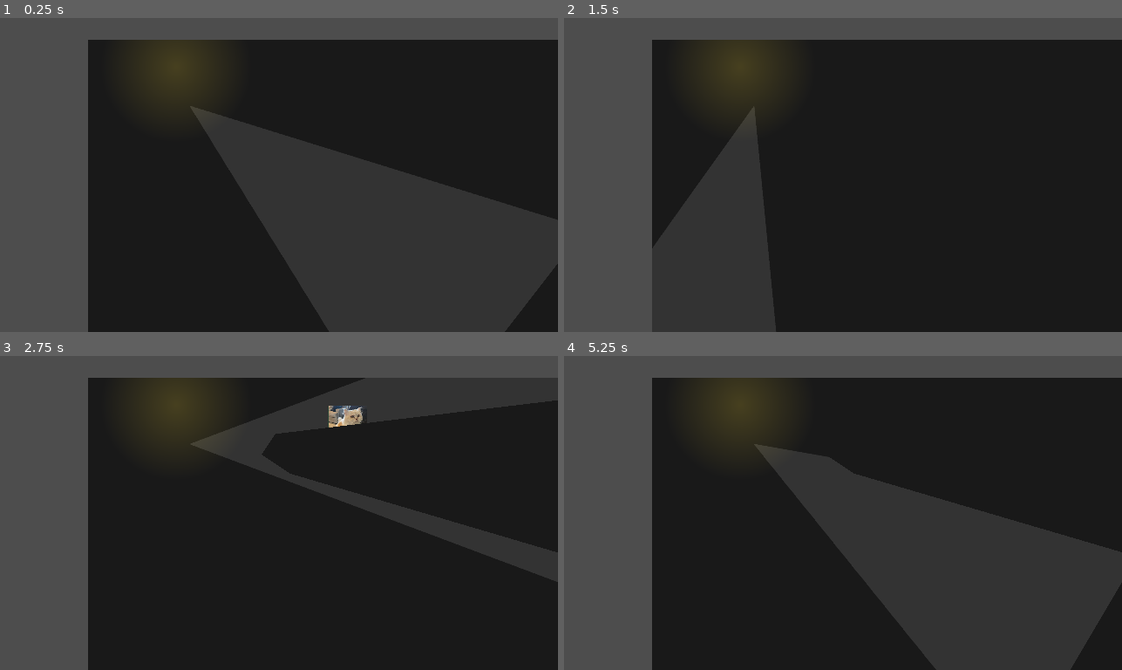
Above: before the commit, frames 1-4 (two rows, left to right).
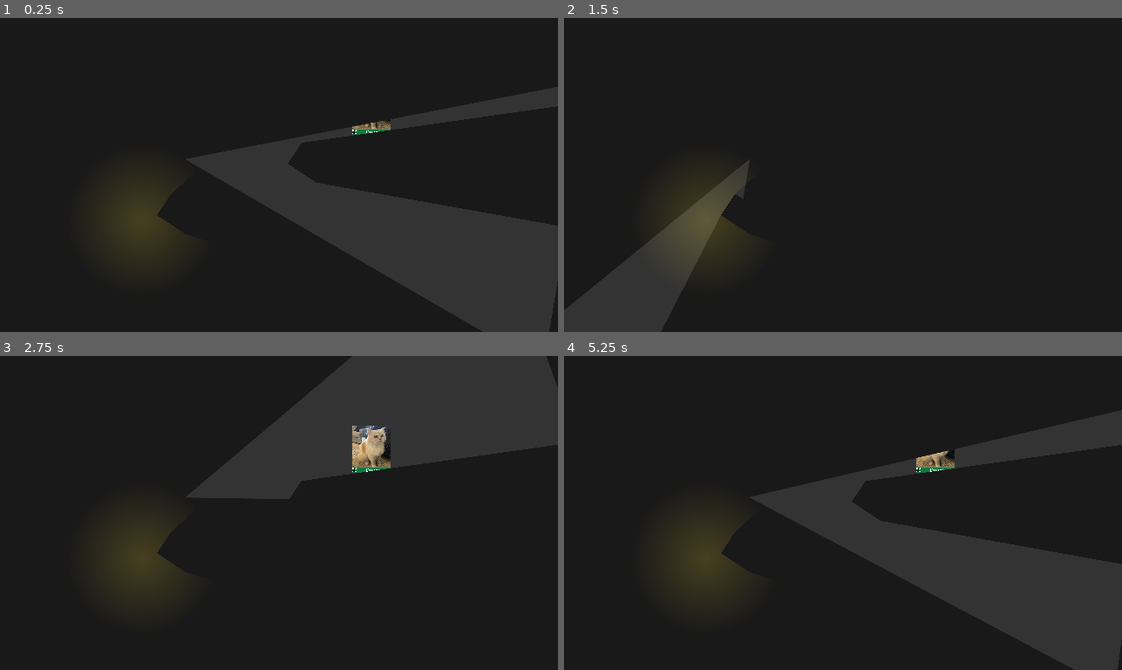
Above: after the commit, the same moments.

Repository: Parker-Vetter/SubwayUnderSea
Game: Godot game, scene res://Scenes/lightTest.tscn
The game is run twice, just before and just after one commit, with the same random seed, the same clock (stepped at 60 frames per second) and the same inputs. This scene is started directly instead of the project's main scene.
Inputs (mouse positions are in pixels of both pictures, inside the frame that each line leads up to):
- Up to frame 1 (0.25 s): no input
- Up to frame 2 (1.5 s): tap Enter at 0.5 s; move the mouse to (965, 159) at 0.52 s; hold D (right) 0.53-1.28 s; tap R (restart) at 1.25 s; move the mouse to (731, 190) at 1.27 s; hold S (down) from 1.28 s (still down)
- Up to frame 3 (2.75 s): tap R (restart) at 2 s; move the mouse to (334, 443) at 2.02 s; release S (down) at 2.03 s; hold D (right) from 2.03 s (still down)
- Up to frame 4 (5.25 s): tap R (restart) at 2.75, 3.5, 4.25 s; move the mouse to (815, 575) at 2.77 s; release D (right) at 2.78 s; hold W (up) 2.78-3.53 s; move the mouse to (1010, 560) at 3.52 s; hold A (left) 3.53-5.03 s; move the mouse to (675, 465) at 4.27 s; move the mouse to (870, 513) at 5.02 s; hold S (down) from 5.03 s (still down)

The runs differ from the first frame. In frame 1, 39% of the frame differs, in the area x 0-100%, y 0-100%; in frame 2, 30%; in frame 3, 39%; in frame 4, 41%.

Commit message:
Added flickering light script
It's pretty neat check it out

Diff:
--- /dev/null
+++ b/subwaysea/Scenes/flicker_light.gd
@@ -0,0 +1,19 @@
+extends PointLight2D
+
+@onready var maxEnergy = self.energy #sets the maxEnergy to whatever the energy was on startup
+
+# Called every frame. 'delta' is the elapsed time since the previous frame.
+func _process(delta: float) -> void:
+	if Input.is_action_just_pressed("up"): #press 'w' to test the flicker
+		flicker()
+
+func flicker():
+	var randint = randi_range(15,25) #gets a random integer between two numbers
+	for i in range(randint): #flickers a randint number of times
+		await awaitTimer() #wait for the timer to finish
+	self.energy = maxEnergy #sets the light back to normal brightness
+
+func awaitTimer():
+	var rand = randi_range(0,6) #choses an int between 0 and max energy
+	self.energy = rand #sets brightness to the random int
+	await get_tree().create_timer(0.05).timeout #creates a timer for the flicker to last for
--- a/subwaysea/Scenes/lightTest.tscn
+++ b/subwaysea/Scenes/lightTest.tscn
@@ -1,8 +1,9 @@
-[gd_scene load_steps=9 format=3 uid="uid://de5ltwg805lo5"]
+[gd_scene load_steps=10 format=3 uid="uid://de5ltwg805lo5"]
 
 [ext_resource type="Texture2D" uid="uid://dfrgtqtf8wshv" path="res://Icons/CONE.png" id="1_ylxng"]
-[ext_resource type="Script" path="res://Scripts/player_light.gd" id="2_sfwjp"]
+[ext_resource type="Script" path="res://Scripts/follow_mouse.gd" id="2_sfwjp"]
 [ext_resource type="Texture2D" uid="uid://dcgdftmbhk2d3" path="res://Icons/2d_lights_and_shadows_neutral_point_light.webp" id="3_yn5vb"]
+[ext_resource type="Script" path="res://Scenes/flicker_light.gd" id="4_2rjwi"]
 [ext_resource type="Texture2D" uid="uid://g1yjhr8wulci" path="res://Icons/icon.png" id="4_d8p54"]
 
 [sub_resource type="CanvasItemMaterial" id="CanvasItemMaterial_l01m6"]
@@ -28,7 +29,7 @@
 
 [node name="PlayerLight" type="PointLight2D" parent="."]
 texture_filter = 3
-position = Vector2(117, 76)
+position = Vector2(213, 162)
 scale = Vector2(0.433594, 0.433594)
 color = Color(1, 1, 1, 0)
 range_item_cull_mask = 2
@@ -44,15 +45,16 @@
 offset = Vector2(512, 0)
 script = ExtResource("2_sfwjp")
 
-[node name="PointLight2D" type="PointLight2D" parent="."]
+[node name="light" type="PointLight2D" parent="."]
 material = SubResource("CanvasItemMaterial_l01m6")
-position = Vector2(101, 31)
+position = Vector2(163, 232)
 scale = Vector2(0.675705, 0.675705)
 color = Color(1, 0.85098, 0.129412, 0.294118)
 energy = 6.0
 shadow_enabled = true
 texture = ExtResource("3_yn5vb")
 height = 10.0
+script = ExtResource("4_2rjwi")
 
 [node name="LightOccluder2D2" type="LightOccluder2D" parent="."]
 material = SubResource("CanvasItemMaterial_tkw67")
@@ -60,13 +62,25 @@
 occluder = SubResource("OccluderPolygon2D_d120p")
 occluder_light_mask = 3
 
+[node name="LightOccluder2D3" type="LightOccluder2D" parent="."]
+material = SubResource("CanvasItemMaterial_tkw67")
+position = Vector2(140, 100)
+occluder = SubResource("OccluderPolygon2D_d120p")
+occluder_light_mask = 3
+
+[node name="LightOccluder2D4" type="LightOccluder2D" parent="."]
+material = SubResource("CanvasItemMaterial_tkw67")
+position = Vector2(-10, 159)
+occluder = SubResource("OccluderPolygon2D_d120p")
+occluder_light_mask = 3
+
 [node name="Camera2D" type="Camera2D" parent="."]
-position = Vector2(219, 155)
+position = Vector2(320, 180)
 scale = Vector2(0.997663, 1)
 
 [node name="Cat" type="Sprite2D" parent="."]
 light_mask = 2
 material = SubResource("CanvasItemMaterial_af758")
-position = Vector2(298, 59)
+position = Vector2(426, 107)
 scale = Vector2(0.110294, 0.110294)
 texture = ExtResource("4_d8p54")
Binary file removed: subwaysea/Icons/Light.png
Not shown, removed: subwaysea/Icons/Light.png.import
